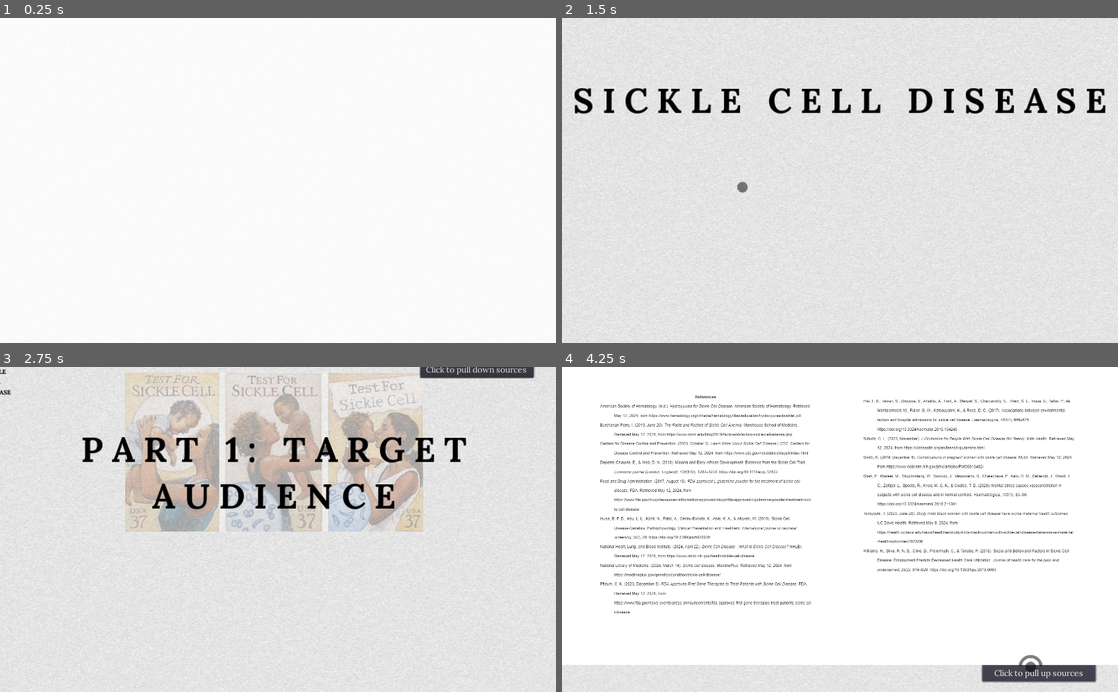
Above: before the commit, frames 1-4 (two rows, left to right).
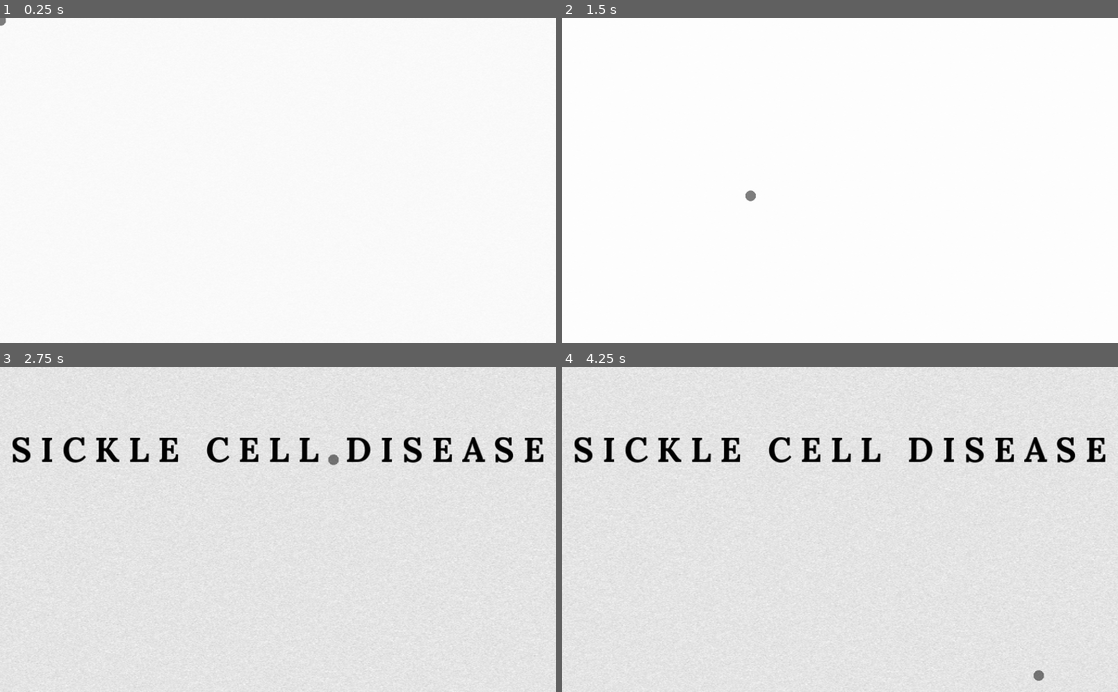
Above: after the commit, the same moments.

Repository: pengink/SCDPresentation
Game: Godot game, scene res://Main.tscn
Same seed, same stepped clock (60 frames per second), same inputs: the game is played once before the commit and once after it.
Inputs (mouse positions are in pixels of both pictures, inside the frame that each line leads up to):
- Up to frame 1 (0.25 s): no input
- Up to frame 2 (1.5 s): tap Enter at 0.5 s; move the mouse to (962, 164) at 0.52 s; press the mouse at (962, 164) at 0.53 s; move the mouse to (728, 196) at 1.27 s; release the mouse at (728, 196) at 1.28 s; tap Mouse wheel down (scroll_down) at 1.35 s; click (728, 196) at 1.42 s
- Up to frame 3 (2.75 s): move the mouse to (333, 458) at 2.02 s; hold Mouse wheel up (scroll_up) from 2.03 s (still down); click (333, 458) at 2.17 s
- Up to frame 4 (4.25 s): release Mouse wheel up (scroll_up) at 2.75 s; click (1040, 370) at 2.75 s, where only the run before the commit has a clickable "Click to pull down sources"; click (1040, 672) at 3.5 s, where only the run before the commit has a clickable "Click to pull down sources"

The runs differ from the first frame. In frame 1, less than 0.1% of the frame differs, in the area x 0-2%, y 0-3%; in frame 2, 55%; in frame 3, 20%; in frame 4, 65%, in the area x 0-100%, y 0-98%.

Commit message:
fixed cursor accuracy

Diff:
--- a/GUI.tscn
+++ b/GUI.tscn
@@ -320,7 +320,7 @@
 "times": PoolRealArray( 0, 1, 1.2 ),
 "transitions": PoolRealArray( 1, 1, 1 ),
 "update": 0,
-"values": [ Color( 1, 1, 1, 0.338235 ), Color( 1, 1, 1, 0.338235 ), Color( 1, 1, 1, 0 ) ]
+"values": [ Color( 1, 1, 1, 0.196078 ), Color( 1, 1, 1, 0.196078 ), Color( 1, 1, 1, 0 ) ]
 }
 
 [sub_resource type="Animation" id=122]
@@ -918,7 +918,7 @@
 
 [sub_resource type="Animation" id=75]
 resource_name = "Startup"
-length = 5.0
+length = 10.0
 tracks/0/type = "value"
 tracks/0/path = NodePath("ColorRect:modulate")
 tracks/0/interp = 2
@@ -926,7 +926,7 @@
 tracks/0/imported = false
 tracks/0/enabled = true
 tracks/0/keys = {
-"times": PoolRealArray( 0, 0.8, 1.3 ),
+"times": PoolRealArray( 0, 2, 2.6 ),
 "transitions": PoolRealArray( 1, 1, 1 ),
 "update": 0,
 "values": [ Color( 1, 1, 1, 0.777778 ), Color( 1, 1, 1, 1 ), Color( 1, 1, 1, 0 ) ]
@@ -938,7 +938,7 @@
 tracks/1/imported = false
 tracks/1/enabled = true
 tracks/1/keys = {
-"times": PoolRealArray( 0, 0.8, 1.3, 5 ),
+"times": PoolRealArray( 0, 2, 2.6, 10 ),
 "transitions": PoolRealArray( 1, 1, 1, 1 ),
 "update": 0,
 "values": [ Vector2( 0, 110 ), Vector2( 0, 110 ), Vector2( 0, 110 ), Vector2( 0, 110 ) ]
@@ -950,7 +950,7 @@
 tracks/2/imported = false
 tracks/2/enabled = true
 tracks/2/keys = {
-"times": PoolRealArray( 0, 0.8, 1.3, 5 ),
+"times": PoolRealArray( 0, 2, 2.6, 10 ),
 "transitions": PoolRealArray( 1, 1, 1, 1 ),
 "update": 0,
 "values": [ Vector2( 1, 1 ), Vector2( 1, 1 ), Vector2( 1, 1 ), Vector2( 1, 1 ) ]
@@ -962,7 +962,7 @@
 tracks/3/imported = false
 tracks/3/enabled = true
 tracks/3/keys = {
-"times": PoolRealArray( 0, 4.7 ),
+"times": PoolRealArray( 0, 9.7 ),
 "transitions": PoolRealArray( 1, 1 ),
 "update": 1,
 "values": [ false, true ]
@@ -974,7 +974,7 @@
 tracks/4/imported = false
 tracks/4/enabled = true
 tracks/4/keys = {
-"times": PoolRealArray( 0, 0.8, 1.3 ),
+"times": PoolRealArray( 0, 2, 2.6 ),
 "transitions": PoolRealArray( 1, 1, 1 ),
 "update": 0,
 "values": [ Color( 0, 0, 0, 0 ), Color( 0, 0, 0, 0 ), Color( 0, 0, 0, 1 ) ]
@@ -986,7 +986,7 @@
 tracks/5/imported = false
 tracks/5/enabled = true
 tracks/5/keys = {
-"times": PoolRealArray( 0, 2.9, 3.9 ),
+"times": PoolRealArray( 0, 5.8, 6.8 ),
 "transitions": PoolRealArray( 1, 1, 1 ),
 "update": 0,
 "values": [ Color( 0, 0, 0, 0 ), Color( 0, 0, 0, 0 ), Color( 0, 0, 0, 1 ) ]
@@ -998,7 +998,7 @@
 tracks/6/imported = false
 tracks/6/enabled = true
 tracks/6/keys = {
-"times": PoolRealArray( 2.6, 3.9 ),
+"times": PoolRealArray( 5.5, 6.8 ),
 "transitions": PoolRealArray( 1, 1 ),
 "update": 0,
 "values": [ Vector2( 105, 300 ), Vector2( 105, 310 ) ]
@@ -1034,7 +1034,7 @@
 tracks/9/imported = false
 tracks/9/enabled = true
 tracks/9/keys = {
-"times": PoolRealArray( 0, 5 ),
+"times": PoolRealArray( 0, 10 ),
 "transitions": PoolRealArray( 1, 1 ),
 "update": 1,
 "values": [ false, true ]
@@ -1046,7 +1046,7 @@
 tracks/10/imported = false
 tracks/10/enabled = true
 tracks/10/keys = {
-"times": PoolRealArray( 0, 4.7, 5 ),
+"times": PoolRealArray( 0, 9.7, 10 ),
 "transitions": PoolRealArray( 1, 1, 1 ),
 "update": 0,
 "values": [ Vector2( 1035, 600 ), Vector2( 1035, 600 ), Vector2( 1013, 600 ) ]
@@ -1070,7 +1070,7 @@
 tracks/12/imported = false
 tracks/12/enabled = true
 tracks/12/keys = {
-"times": PoolRealArray( 0, 2.9, 3.2 ),
+"times": PoolRealArray( 0, 5.8, 6.1 ),
 "transitions": PoolRealArray( 1, 1, 1 ),
 "update": 0,
 "values": [ 0, 0, 193 ]
@@ -1082,7 +1082,7 @@
 tracks/13/imported = false
 tracks/13/enabled = true
 tracks/13/keys = {
-"times": PoolRealArray( 0, 0.7, 1.3, 5 ),
+"times": PoolRealArray( 0, 1.9, 2.6, 10 ),
 "transitions": PoolRealArray( 1, 1, 1, 1 ),
 "update": 0,
 "values": [ 3, 3, 16, 16 ]
@@ -1094,7 +1094,7 @@
 tracks/14/imported = false
 tracks/14/enabled = true
 tracks/14/keys = {
-"times": PoolRealArray( 0, 3.2, 3.5 ),
+"times": PoolRealArray( 0, 5.8, 6.1 ),
 "transitions": PoolRealArray( 1, 1, 1 ),
 "update": 0,
 "values": [ 0, 0, 275 ]
@@ -1106,7 +1106,7 @@
 tracks/15/imported = false
 tracks/15/enabled = true
 tracks/15/keys = {
-"times": PoolRealArray( 0, 3.5, 3.9 ),
+"times": PoolRealArray( 0, 5, 5.4 ),
 "transitions": PoolRealArray( 1, 1, 1 ),
 "update": 0,
 "values": [ 0, 0, 153 ]
@@ -1118,7 +1118,7 @@
 tracks/16/imported = false
 tracks/16/enabled = true
 tracks/16/keys = {
-"times": PoolRealArray( 0, 3.9, 4.3 ),
+"times": PoolRealArray( 0, 5.4, 5.8 ),
 "transitions": PoolRealArray( 1, 1, 1 ),
 "update": 0,
 "values": [ 2, 2, 1 ]
@@ -1130,7 +1130,7 @@
 tracks/17/imported = false
 tracks/17/enabled = true
 tracks/17/keys = {
-"times": PoolRealArray( 0, 3.9, 4.3 ),
+"times": PoolRealArray( 0, 5.4, 5.8 ),
 "transitions": PoolRealArray( 1, 1, 1 ),
 "update": 0,
 "values": [ 2, 2, 1 ]
@@ -1142,7 +1142,7 @@
 tracks/18/imported = false
 tracks/18/enabled = true
 tracks/18/keys = {
-"times": PoolRealArray( 0, 3.9, 4.3 ),
+"times": PoolRealArray( 0, 5.4, 5.8 ),
 "transitions": PoolRealArray( 1, 1, 1 ),
 "update": 0,
 "values": [ 2, 2, 1 ]
@@ -1154,7 +1154,7 @@
 tracks/19/imported = false
 tracks/19/enabled = true
 tracks/19/keys = {
-"times": PoolRealArray( 0, 4.7, 5 ),
+"times": PoolRealArray( 0, 6.2, 6.5 ),
 "transitions": PoolRealArray( 1, 1, 1 ),
 "update": 1,
 "values": [ false, false, true ]
@@ -1202,7 +1202,7 @@
 tracks/23/imported = false
 tracks/23/enabled = true
 tracks/23/keys = {
-"times": PoolRealArray( 0, 2, 2.2 ),
+"times": PoolRealArray( 0, 5.1, 5.3 ),
 "transitions": PoolRealArray( 1, 1, 1 ),
 "update": 1,
 "values": [ "SICKLE CELL DISEASE", "SICKLE CELL DISEASE", "PART 1: TARGET AUDIENCE
@@ -1215,7 +1215,7 @@
 tracks/24/imported = false
 tracks/24/enabled = true
 tracks/24/keys = {
-"times": PoolRealArray( 0, 0.7, 2, 2.2, 2.6 ),
+"times": PoolRealArray( 0, 1.9, 5.1, 5.3, 5.7 ),
 "transitions": PoolRealArray( 1, 1, 1, 1, 1 ),
 "update": 0,
 "values": [ 0, 17, 17, 0, 25 ]
@@ -1239,7 +1239,7 @@
 tracks/26/imported = false
 tracks/26/enabled = true
 tracks/26/keys = {
-"times": PoolRealArray( 0, 2.2, 3 ),
+"times": PoolRealArray( 0, 5.4, 6.2 ),
 "transitions": PoolRealArray( 1, 1, 1 ),
 "update": 0,
 "values": [ Vector2( -100, 0 ), Vector2( -100, 0 ), Vector2( 5, 0 ) ]
@@ -1251,7 +1251,7 @@
 tracks/27/imported = false
 tracks/27/enabled = true
 tracks/27/keys = {
-"times": PoolRealArray( 0, 2.2, 3 ),
+"times": PoolRealArray( 0, 7, 7.4 ),
 "transitions": PoolRealArray( 1, 1, 1 ),
 "update": 0,
 "values": [ Vector2( 0, -35 ), Vector2( 0, -35 ), Vector2( 0, 0 ) ]
@@ -1263,10 +1263,10 @@
 tracks/28/imported = false
 tracks/28/enabled = true
 tracks/28/keys = {
-"times": PoolRealArray( 0, 2.2, 3 ),
-"transitions": PoolRealArray( 1, 1, 1 ),
-"update": 0,
-"values": [ Color( 1, 1, 1, 0 ), Color( 1, 1, 1, 0 ), Color( 1, 1, 1, 0.45098 ) ]
+"times": PoolRealArray( 0, 5.4, 6.2 ),
+"transitions": PoolRealArray( 1, 1, 1 ),
+"update": 0,
+"values": [ Color( 1, 1, 1, 0 ), Color( 1, 1, 1, 0 ), Color( 1, 1, 1, 0.196078 ) ]
 }
 
 [sub_resource type="CanvasItemMaterial" id=62]
@@ -1667,9 +1667,9 @@
 [node name="Desc" type="Label" parent="StartUp"]
 modulate = Color( 0, 0, 0, 0 )
 margin_left = 105.0
-margin_top = 301.088
+margin_top = 300.469
 margin_right = 929.0
-margin_bottom = 373.088
+margin_bottom = 372.469
 mouse_filter = 1
 custom_fonts/font = SubResource( 89 )
 text = "Sickle cell disease (SCD) affects more than 100,000 people in the United States and 20 million people worldwide. People affected with SCD are mostly of African ancestry or black (National Heart, Lung, and Blood Institute, 2024)."
@@ -1730,7 +1730,7 @@
 
       Sickle cells last for 10-20 days compared to the normal red blood cell (90-120 days), however new sickle cells ar …(238 unchanged characters)…
 autowrap = true
-percent_visible = 0.997139
+percent_visible = 0.0987124
 
 [node name="TextureRect" type="TextureRect" parent="Page1"]
 modulate = Color( 1, 1, 1, 0 )
--- a/script/CustomCursor.gd
+++ b/script/CustomCursor.gd
@@ -20,7 +20,7 @@
 func _ready():
 	Input.mouse_mode = 1
 	screen = get_viewport()
-	cursor.offset = screen.get_mouse_position()
+	cursor.position = screen.get_mouse_position()
 
 	animPlayer.play("Startup")
 
@@ -31,7 +31,7 @@
 
 func _physics_process(delta):
 	mouse_pos = screen.get_mouse_position()
-	cursor.offset = cursor.offset.linear_interpolate(mouse_pos, delta * 10)
+	cursor.position = cursor.position.linear_interpolate(mouse_pos, delta * 10)
 
 	on_reload()
 
Not shown, changed: index.html
Not shown, changed: index.pck
